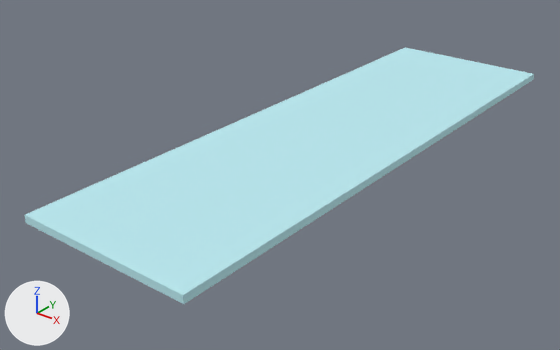
A saved change to the FBX model GraduationProject/Assets/Main/Model/Ruler/ruler.FBX.
One viewpoint serves both versions: a 50 mm lens placed at (0.702, -1.017, 0.524), pointed at (-0.049, -0.079, -0.058). The axes (+X, +Y, +Z) are drawn at lower left. The lights are the same throughout.
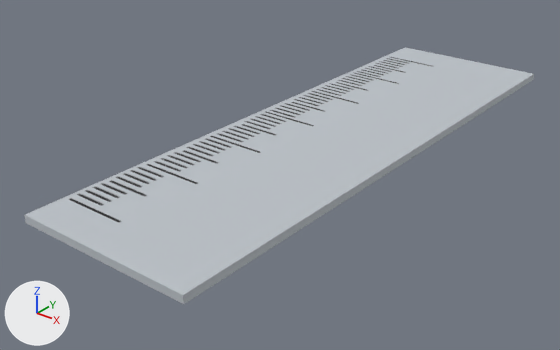
The newer file is also turned or shifted as a whole; pictures and numbers use the older file's frame.

Diff of the bpy script that builds the scene:
```diff
--- a/GraduationProject/Assets/Main/Model/Ruler/ruler.FBX.py
+++ b/GraduationProject/Assets/Main/Model/Ruler/ruler.FBX.py
@@ img_ruler_map_png @@
+img_ruler_map_png = load_image('Ruler_map.png', '_unpacked/Ruler_map.png', 512, 512, 'sRGB')
@@ mat_ruler_mat @@
+mat_ruler_mat = principled_material('ruler_mat')
+mat_ruler_mat.texture = img_ruler_map_png  # with its transparency
+mat_ruler_mat.roughness = 0.859
@@ me_mesh @@
 me_mesh.from_pydata(...)  # 8 vertices, 12 faces; spans x -6.0..6.0, y -20.0..20.0, z 0.0..0.5
 # used by ob_box001; location = (0.0, 0.0, 0.0); scale = (0.0254, 0.0254, 0.0254)
-me_mesh.materials.append(mat_ruler)  # cyan #bbebf2
+# me_mesh part 1: texture (UV) coordinates of 12 of 12 faces, centred in x -6.0..6.0, y -20.0..20.0, z 0.0..0.5, changed; they spanned u 0.0..1.0, v 0.0..1.0 and now span u 0.01..0.98, v 0.06..1.0
+me_mesh.materials.append(mat_ruler_mat)  # picture img_ruler_map_png
@@ ob_box001 @@
 ob_box001.location = (0.0, 0.0, 0.0)
+ob_box001.rotation_euler = (0.0, 0.0, 3.142)  # degrees (0, 0, 180)
 ob_box001.scale = (0.0254, 0.0254, 0.0254)
```

Location of each change, [x1, y1, x2, y2] in pixels of the pictures (560 x 350 px):
'Box001', recoloured, surface changed, turned (cyan to grey): [24, 47, 534, 304] in both
